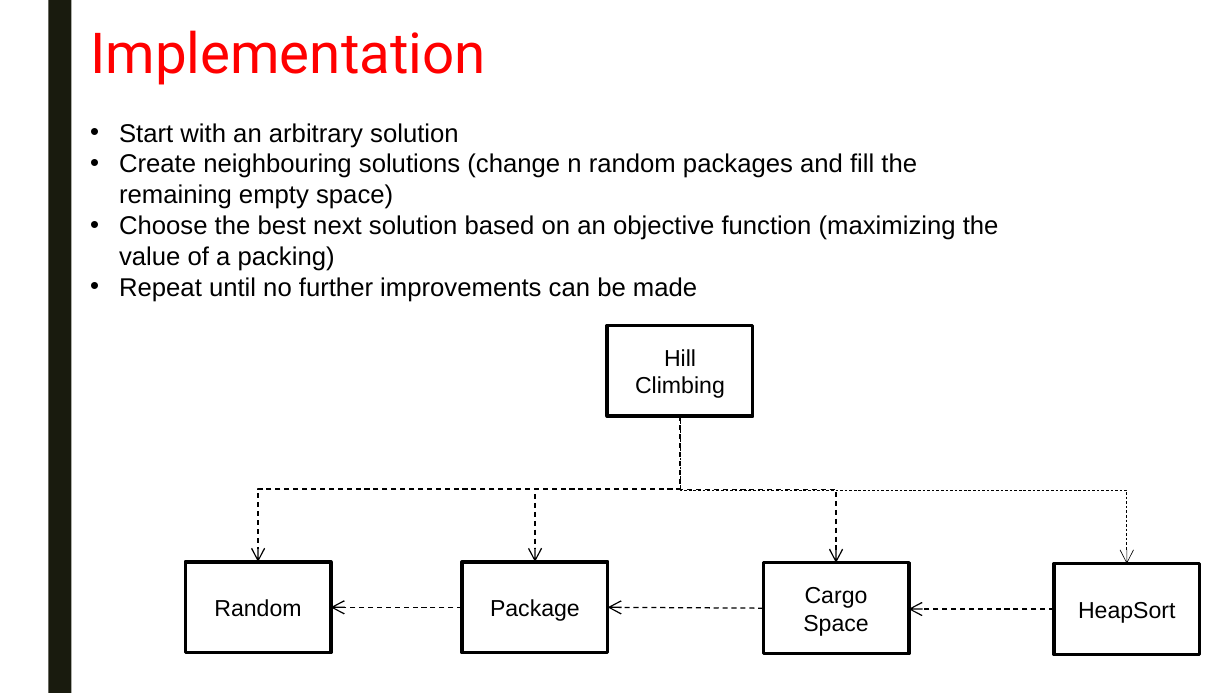
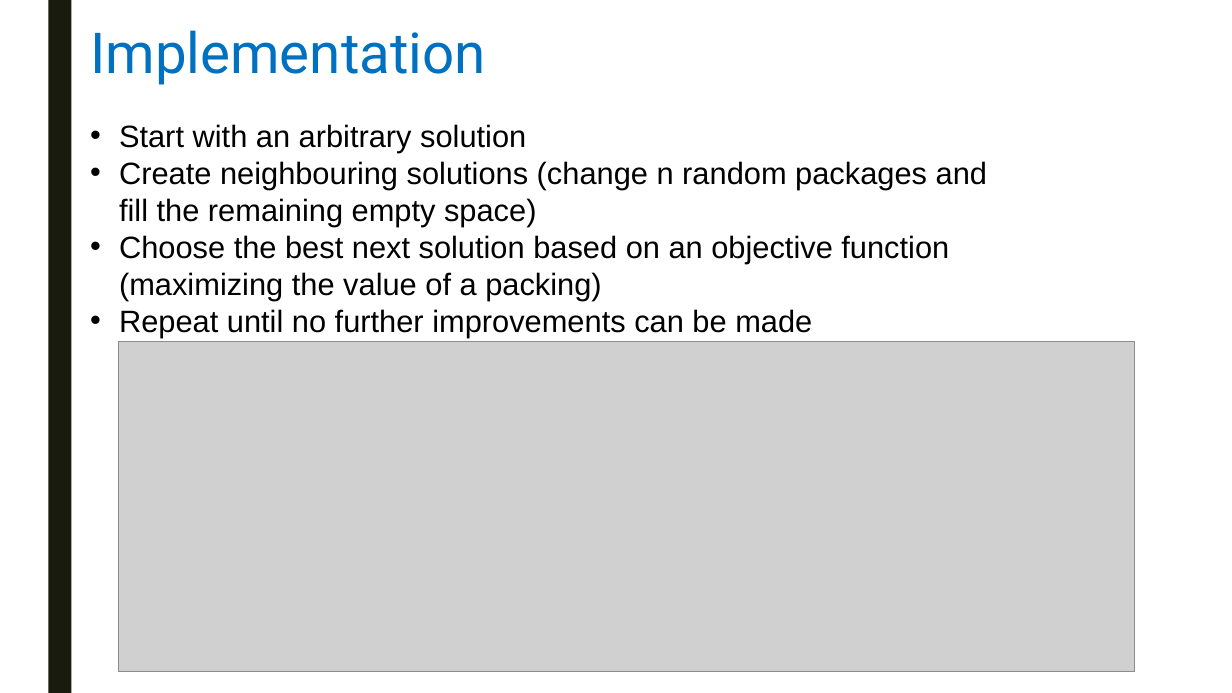
Before and after one commit to swengeler/PP3, a slide deck: slide 11 of Report, presentation and related stuff/Knapsack_problem.pptx (slide 14 before the commit). Drawn at 1232x693 pixels with LibreOffice and Linux fonts; fonts in the diff are those of the drawing; grey boxes stand for pictures. Boxes give left, top, right and bottom in pixels: in the first picture for what was removed or moved away, otherwise in the second. Text is boxed around its words. In the diff, an @@ line names an element or a change of style, - is before the commit and + after.

```diff
--- a/Report, presentation and related stuff/Knapsack_problem.pptx
+++ b/Report, presentation and related stuff/Knapsack_problem.pptx
@@ title "Implementation" at bbox=[90, 30, 485, 85]: text colour #FF0000 to #0070C0 @@
@@ text "Start with an arbitrary solution" at bbox=[119, 124, 987, 337]: size 20 to 24 pt @@
@@ rectangle removed at bbox=[607, 325, 752, 416] @@
-Hill Climbing
@@ picture added at bbox=[119, 342, 1135, 672] @@
@@ elbow arrow removed from (680, 417) to (258, 562) @@
@@ elbow arrow removed from (680, 417) to (535, 562) @@
@@ elbow arrow removed from (680, 417) to (1128, 564) @@
@@ elbow arrow removed from (680, 417) to (836, 563) @@
@@ rectangle removed at bbox=[186, 562, 331, 653] @@
-Random
@@ rectangle removed at bbox=[462, 562, 607, 653] @@
-Package
@@ rectangle removed at bbox=[763, 563, 909, 653] @@
-Cargo
-Space
@@ rectangle removed at bbox=[1055, 564, 1200, 654] @@
-HeapSort
@@ arrow removed from (462, 607) to (331, 607) @@
@@ arrow removed from (763, 608) to (608, 607) @@
@@ elbow arrow removed from (1055, 609) to (909, 609) @@
```
Also in this commit, not shown: 18 other slides changed, 2 slides added, 2 slides removed.
